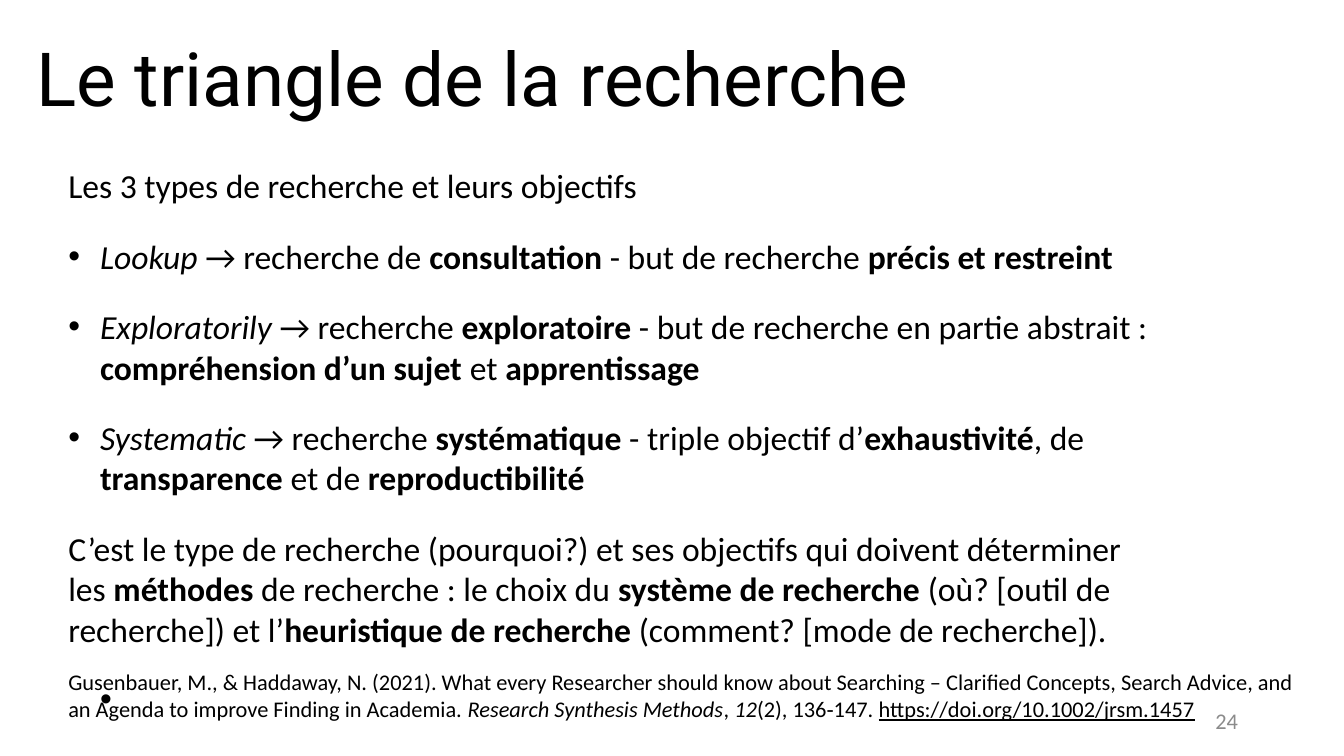
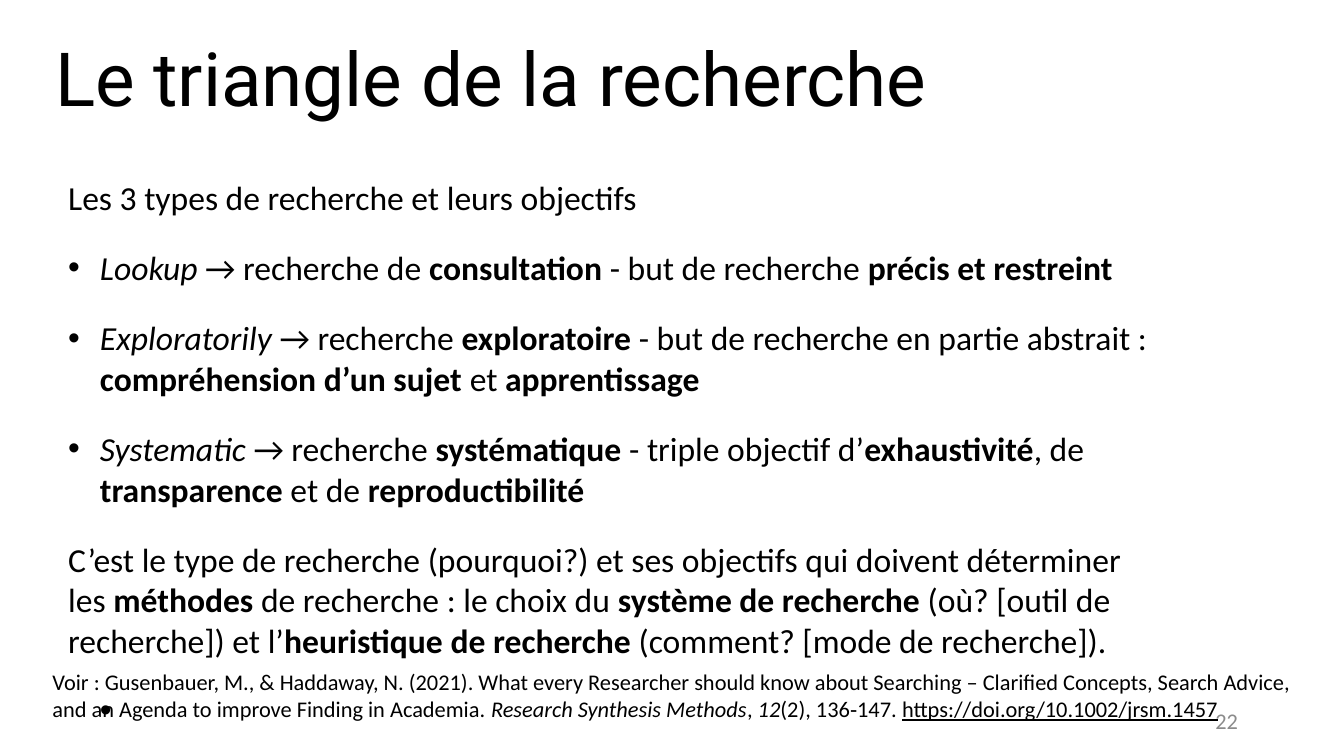
Before and after one commit to fflamerie/intro_revlit, a slide deck: slide 22 of docs/Intro_RevLit.odp (slide 24 before the commit). Drawn at 1344x756 pixels with LibreOffice and Linux fonts; fonts in the diff are those of the drawing. Boxes give left, top, right and bottom in pixels: in the first picture for what was removed or moved away, otherwise in the second. Text is boxed around its words. In the diff, an @@ line names an element or a change of style, - is before the commit and + after.

```diff
--- a/docs/Intro_RevLit.odp
+++ b/docs/Intro_RevLit.odp
@@ title "Le triangle de la recherche" moved from (x1=37, y1=50, x2=908, y2=122) to (x1=55, y1=50, x2=926, y2=122) @@
@@ text "Les 3 types de recherche ..." moved from (x1=68, y1=174, x2=1131, y2=648) to (x1=68, y1=186, x2=1131, y2=659) @@
@@ text at (x1=52, y1=674, x2=1290, y2=721): text changed @@
-Gusenbauer, M., & Haddaway, N. (2021). What every Researcher should know about Searching – Clarified Concepts, Search Advice, and an Agenda to improve Finding in Academia. Research Synthesis Methods, 12(2), 136‑147. https://doi.org/10.1002/jrsm.1457
+Voir : Gusenbauer, M., & Haddaway, N. (2021). What every Researcher should know about Searching – Clarified Concepts, Search Advice, and an Agenda to improve Finding in Academia. Research Synthesis Methods, 12(2), 136‑147. https://doi.org/10.1002/jrsm.1457
@@ page number at (x1=1215, y1=714, x2=1238, y2=729): text changed @@
-24
+22
```
Also in this commit, not shown: 32 other slides changed, 6 slides added, 5 slides removed, 11 other files.
